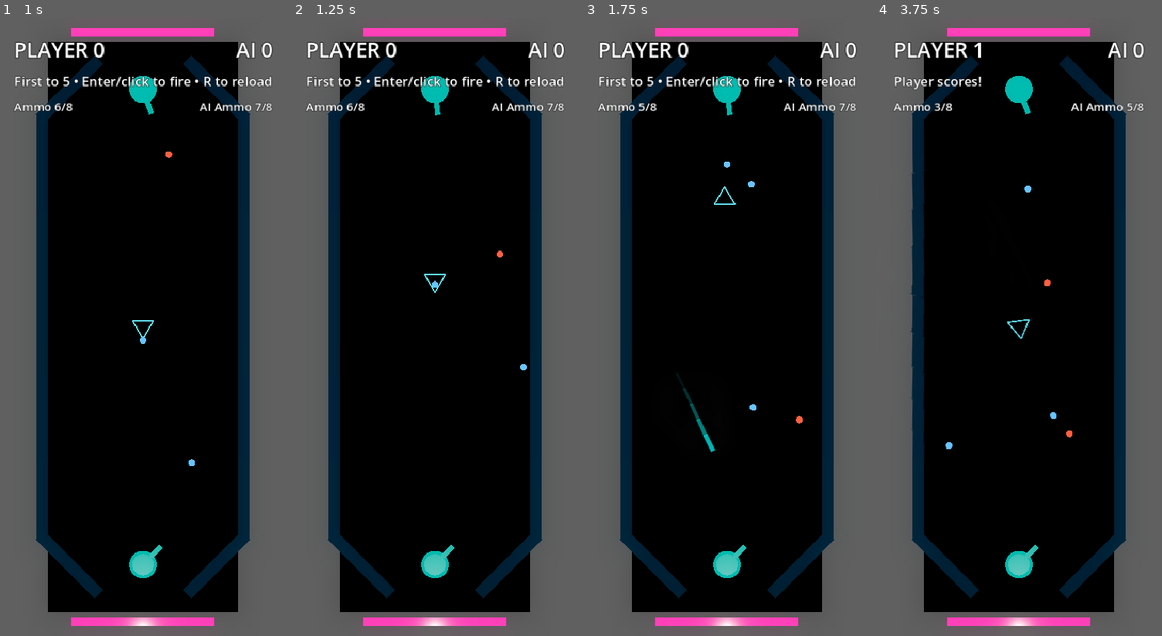
Above: before the commit, frames 1-4 (left to right).
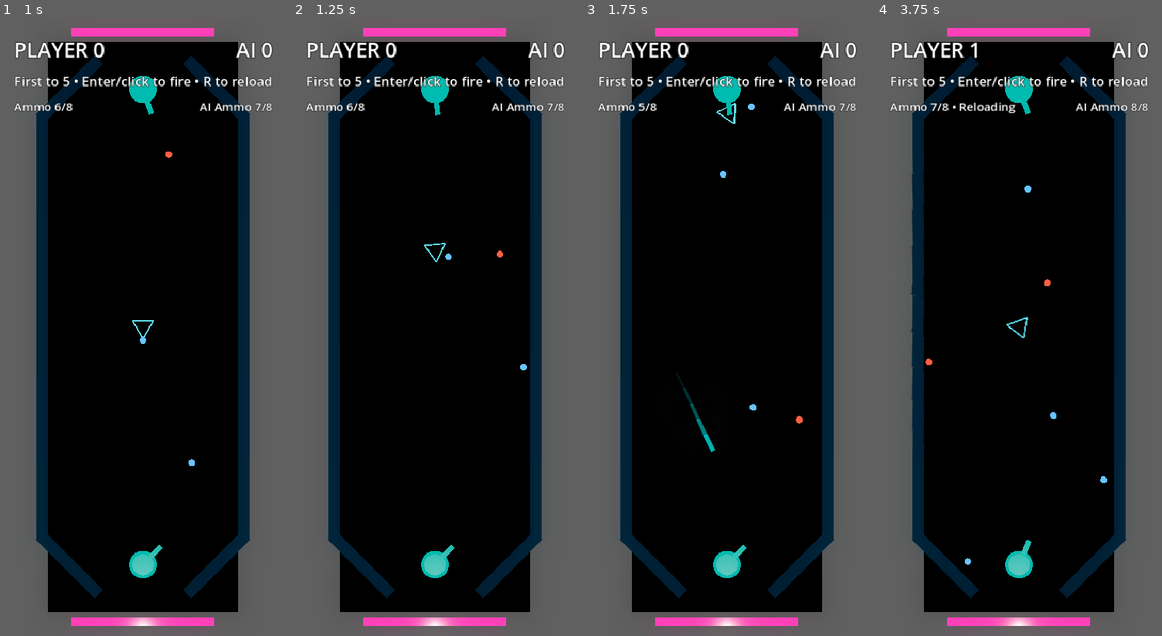
Above: after the commit, the same moments.

Repository: mchambers-mojang/sweet-vinegar-games
Game: Godot game, scene res://carom/scenes/carom_arena.tscn
The game is run twice, just before and just after one commit, with the same random seed, the same clock (stepped at 60 frames per second) and the same inputs. This scene is started directly instead of the project's main scene.
Inputs (mouse positions are in pixels of both pictures, inside the frame that each line leads up to):
- Up to frame 1 (1 s): tap Enter (ui_accept) at 0.5, 0.77 s; move the mouse to (205, 296) at 0.52 s; hold Right (ui_right) from 0.53 s (still down); hold Shift from 0.53 s (still down); click (205, 296) at 0.67 s
- Up to frame 2 (1.25 s): keep holding Right (ui_right); keep holding Shift
- Up to frame 3 (1.75 s): release Right (ui_right) at 1.25 s; release Shift at 1.25 s; tap Enter (ui_accept) at 1.25 s; drag from (669, 357) to (712, 450) at 1.27 s
- Up to frame 4 (3.75 s): tap Enter (ui_accept) at 2, 2.75, 3.5 s; move the mouse to (1047, 191) at 2.02 s; hold Right (ui_right) 2.03-2.75 s; tap Ctrl at 2.1 s; drag from (1004, 450) to (933, 234) at 2.77 s; move the mouse to (1104, 419) at 3.52 s; hold Left (ui_left) from 3.53 s (still down); tap R at 3.6 s

Frame 1 is identical in both runs. In frame 2, 0.1% of the frame differs, in the area x 46-56%, y 36-45%; in frame 3, 0.2%; in frame 4, 2.5%, in the area x 4-96%, y 3-89%.

Commit message:
fix: zero out Y component after projectile bounce — stay on ground
Projectiles were hitting angled edges of the triangle prism and
getting launched vertically. Now direction.y is zeroed after every
bounce so projectiles always stay on the ground plane.

Co-authored-by: Copilot <223556219+Copilot@users.noreply.github.com>

Diff:
--- a/carom/scripts/carom_projectile.gd
+++ b/carom/scripts/carom_projectile.gd
@@ -44,10 +44,13 @@
 	if collider is CaromPuck:
 		var puck := collider as CaromPuck
 		var impact_offset := collision.get_position() - puck.global_position
+		impact_offset.y = 0.0
 		puck.apply_impulse(direction * puck_impulse, impact_offset)
 	# Bounce off everything (walls, puck, other projectiles)
 	var normal := collision.get_normal()
-	direction = direction.bounce(normal).normalized()
+	direction = direction.bounce(normal)
+	direction.y = 0.0
+	direction = direction.normalized()
 
 
 ## Called by goal Area3D when this projectile enters — removes from play.
